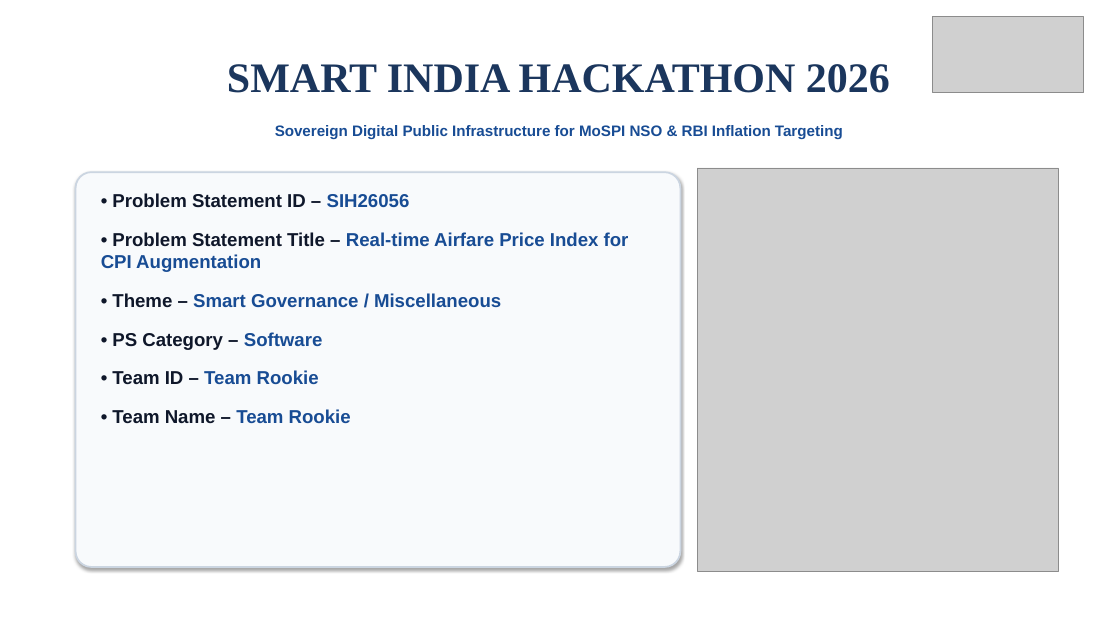
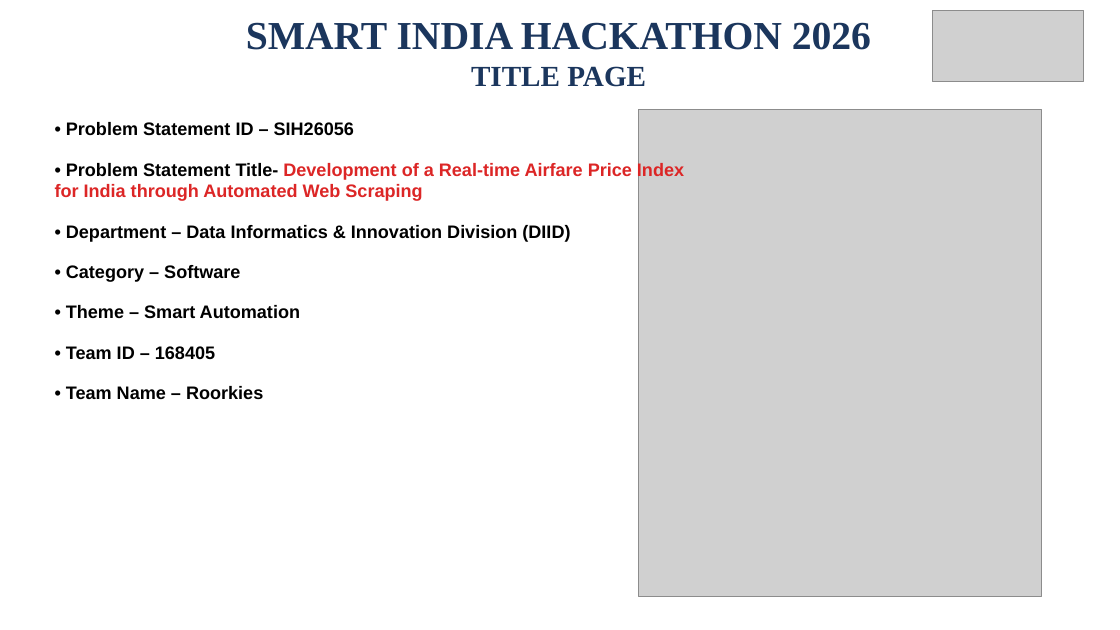
Before and after one commit to oshshivish-tech/sih26056_airfare_cpi, a slide deck: slide 1 of AirIntel_India_SIH26056_Presentation.pptx. Drawn at 1120x630 pixels with LibreOffice and Linux fonts; fonts in the diff are those of the drawing; grey boxes stand for pictures. Boxes give left, top, right and bottom in pixels: in the first picture for what was removed or moved away, otherwise in the second. Text is boxed around its words. In the diff, an @@ line names an element or a change of style, - is before the commit and + after.

```diff
--- a/AirIntel_India_SIH26056_Presentation.pptx
+++ b/AirIntel_India_SIH26056_Presentation.pptx
@@ text "SMART INDIA HACKATHON 2026" moved from (x1=227, y1=64, x2=890, y2=93) to (x1=246, y1=22, x2=871, y2=87) @@
@@ text at (x1=246, y1=22, x2=871, y2=50): size 36 to 34 pt in "SMART INDIA HACKATHON 2026" @@
@@ picture moved from (x1=933, y1=17, x2=1084, y2=92) to (x1=933, y1=10, x2=1084, y2=82) @@
@@ text at (x1=471, y1=66, x2=646, y2=87): paragraph added @@
+TITLE PAGE
@@ text "• Problem Statement ID – ..." moved from (x1=101, y1=193, x2=629, y2=423) to (x1=55, y1=122, x2=684, y2=399) @@
@@ picture resized from (x1=697, y1=168, x2=1059, y2=571) to (x1=639, y1=109, x2=1042, y2=597) @@
@@ text at (x1=66, y1=122, x2=354, y2=135): size 16 to 15.5 pt in "• Problem Statement ID – SIH26056"; text colour #0F172A to #000000 in "• Problem Statement ID –"; text colour #184C94 to #000000 in "SIH26056"; more space between paragraphs @@
@@ text removed at (x1=275, y1=125, x2=843, y2=139) @@
-Sovereign Digital Public Infrastructure for MoSPI NSO & RBI Inflation Targeting
@@ text at (x1=55, y1=162, x2=684, y2=399): text changed; size 16 to 15.5 pt; text colour #184C94 to #000000 @@
-• Problem Statement Title – Real-time Airfare Price Index for CPI Augmentation
-• Theme – Smart Governance / Miscellaneous
-• PS Category – Software
-• Team ID – Team Rookie
-• Team Name – Team Rookie
+• Problem Statement Title- Development of a Real-time Airfare Price Index for India through Automated Web Scraping
+• Department – Data Informatics & Innovation Division (DIID)
+• Category – Software
+• Theme – Smart Automation
+• Team ID – 168405
+• Team Name – Roorkies
@@ rounded rectangle removed at (x1=76, y1=172, x2=681, y2=567) @@
```
Also in this commit, not shown: 3 other slides changed, 2 slides added, 2 slides removed, 7 other files.
